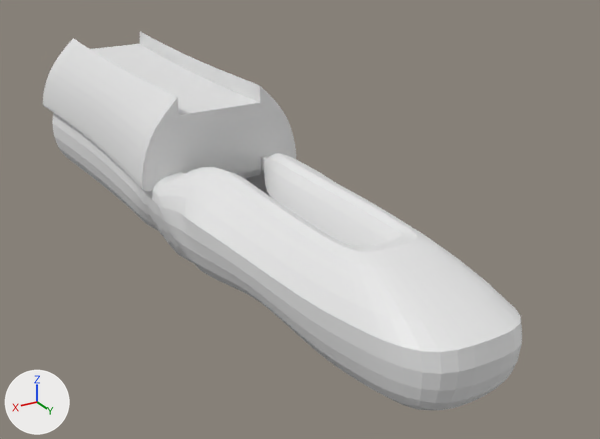
One commit to the Blender file BlenderFiles/RightHand/BrunelRightFinger.blend: the scene before it, then after it.
Rendered twice from a camera (50 mm lens) standing at (38.6, 121.5, 33.1) and looking at (-5.6, 47.8, -3.7). Lighting does not change. The marker at lower left points along +X, +Y and +Z.

Names of what the first picture shows: 'Finger top cover proximal', 'Silicone cover'.
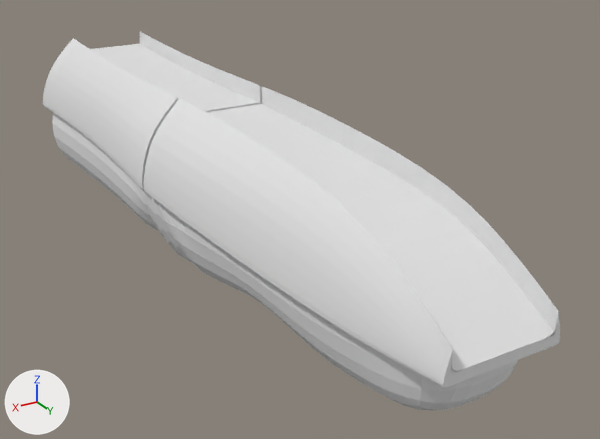
Commit message: Changed visibilty of distal cover

Boxes (x1, y1, x2, y2) around the edits, measured in the pictures (600 x 439 px):
'Finger top cover distal', shown
    after: (144, 86, 560, 387)
'Silicone cover', unchanged, covered by the edit
    before: (52, 113, 522, 410)
    after: (52, 113, 518, 410)

The change, as a diff of the scene's bpy script:
```diff
--- a/BlenderFiles/RightHand/BrunelRightFinger.blend.py
+++ b/BlenderFiles/RightHand/BrunelRightFinger.blend.py
@@ ob_finger_top_cover_distal @@
 _m = ob_finger_top_cover_distal.modifiers.new('Boolean.FingerTopCover', 'BOOLEAN')
 _m.solver = 'FLOAT'
-ob_finger_top_cover_distal.hide_viewport = True
```
